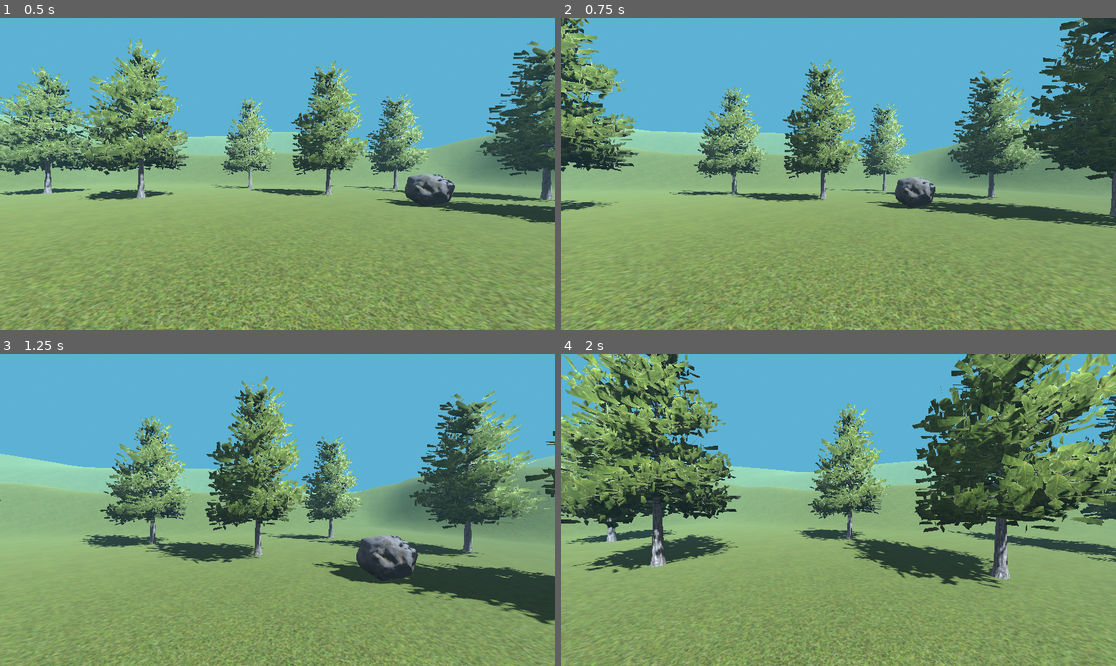
Above: before the commit, frames 1-4 (two rows, left to right).
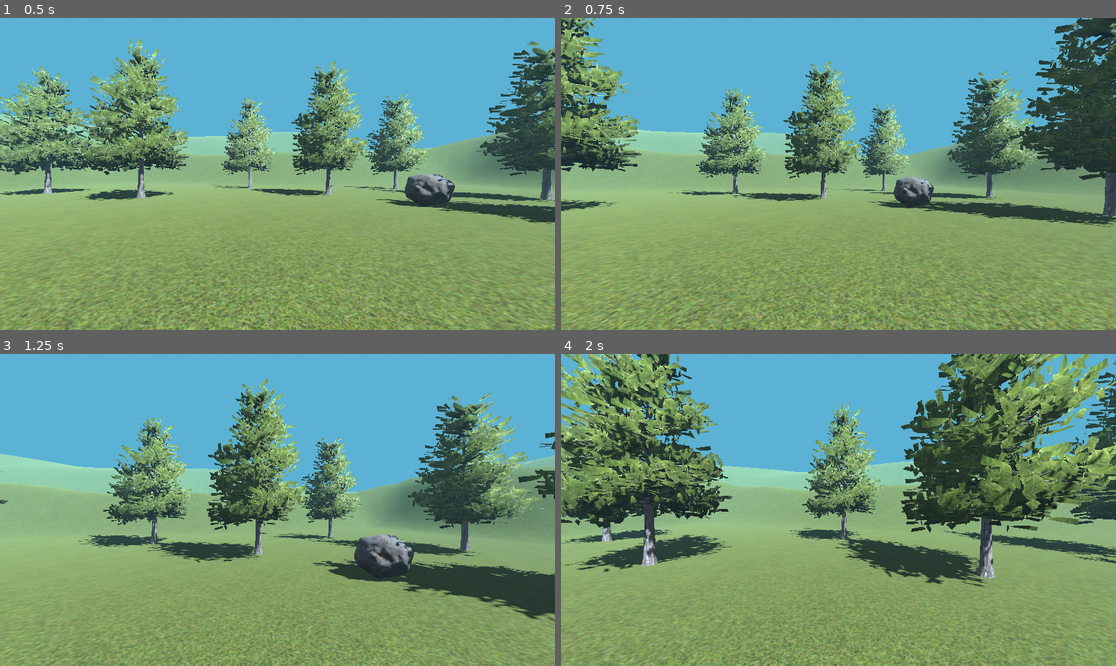
Above: after the commit, the same moments.

Repository: smolsenbiller/godot_projects
Game: Godot game, scene res://scenes/main.tscn
The game is run twice, just before and just after one commit, with the same random seed, the same clock (stepped at 60 frames per second) and the same inputs.
Inputs (mouse positions are in pixels of both pictures, inside the frame that each line leads up to):
- Up to frame 1 (0.5 s): no input
- Up to frame 2 (0.75 s): tap Enter at 0.5 s; move the mouse to (866, 174) at 0.52 s; hold W (move_forward) from 0.53 s (still down); hold Shift (sprint) from 0.53 s (still down)
- Up to frame 3 (1.25 s): keep holding W (move_forward); keep holding Shift (sprint); tap Space (jump) at 0.77 s
- Up to frame 4 (2 s): keep holding W (move_forward); move the mouse to (810, 510) at 1.27 s; release Shift (sprint) at 1.28 s; tap Shift (sprint) at 1.35 s; tap Space (jump) at 1.52 s

Frame 1 is identical in both runs. In frame 2, 17% of the frame differs, in the area x 0-100%, y 0-100%; in frame 3, 13%; in frame 4, 31%.

Commit message:
Finished scripting the basic player controller.

Diff:
--- a/walking-sim/scripts/PlayerController.gd
+++ b/walking-sim/scripts/PlayerController.gd
@@ -32,13 +32,26 @@
 	#Movement
 	var move_input = Input.get_vector("move_left", "move_right", "move_forward", "move_backward")
 	var move_dir = (transform.basis * Vector3(move_input.x, 0, move_input.y)).normalized()
+	is_running = Input.is_action_pressed("sprint")
+	var target_speed = max_speed
 
-	if Input.is_action_pressed("sprint"):
-		velocity.x = move_dir.x * max_run_speed
-		velocity.z = move_dir.z * max_run_speed
-	else:
-		velocity.x = move_dir.x * max_speed
-		velocity.z = move_dir.z * max_speed
+	if is_running:
+		target_speed = max_run_speed
+		var run_dot = -move_dir.dot(transform.basis.z)
+		run_dot = clamp(run_dot, 0.0, 1.0)
+		move_dir *= run_dot
+
+	var current_smoothing : float = acceleration
+
+	if not is_on_floor():
+		current_smoothing = air_acceleration
+	elif not move_dir:
+		current_smoothing = braking
+
+	var target_velocity = move_dir * target_speed
+
+	velocity.x = lerp(velocity.x, target_velocity.x, current_smoothing * delta)
+	velocity.z = lerp(velocity.z, target_velocity.z, current_smoothing * delta)
 
 	move_and_slide()
 
@@ -49,6 +62,13 @@
 	camera.rotation.x = clamp(camera.rotation.x, -1.5, 1.5)
 	camera_look_input = Vector2.ZERO
 
+	#mouse
+	if Input.is_action_just_pressed("ui_cancel"):
+		if Input.get_mouse_mode() == Input.MOUSE_MODE_VISIBLE:
+			Input.set_mouse_mode(Input.MOUSE_MODE_CAPTURED)
+		else:
+			Input.set_mouse_mode(Input.MOUSE_MODE_VISIBLE)
+
 
 func _unhandled_input(event: InputEvent) -> void:
 	if event is InputEventMouseMotion:
